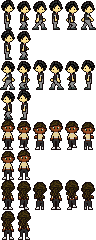
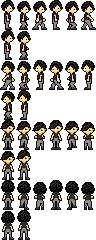
The second 96×240 image is a revision of the first. Changes to its layers:
painted on "hair" over [2, 180, 94, 230]
painted on "main_character" over [0, 121, 94, 239]
